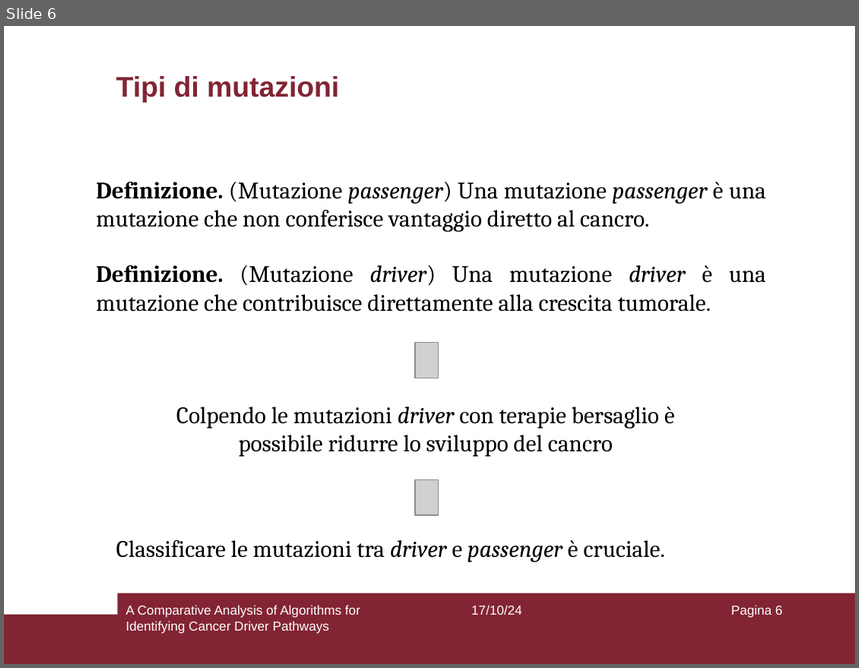
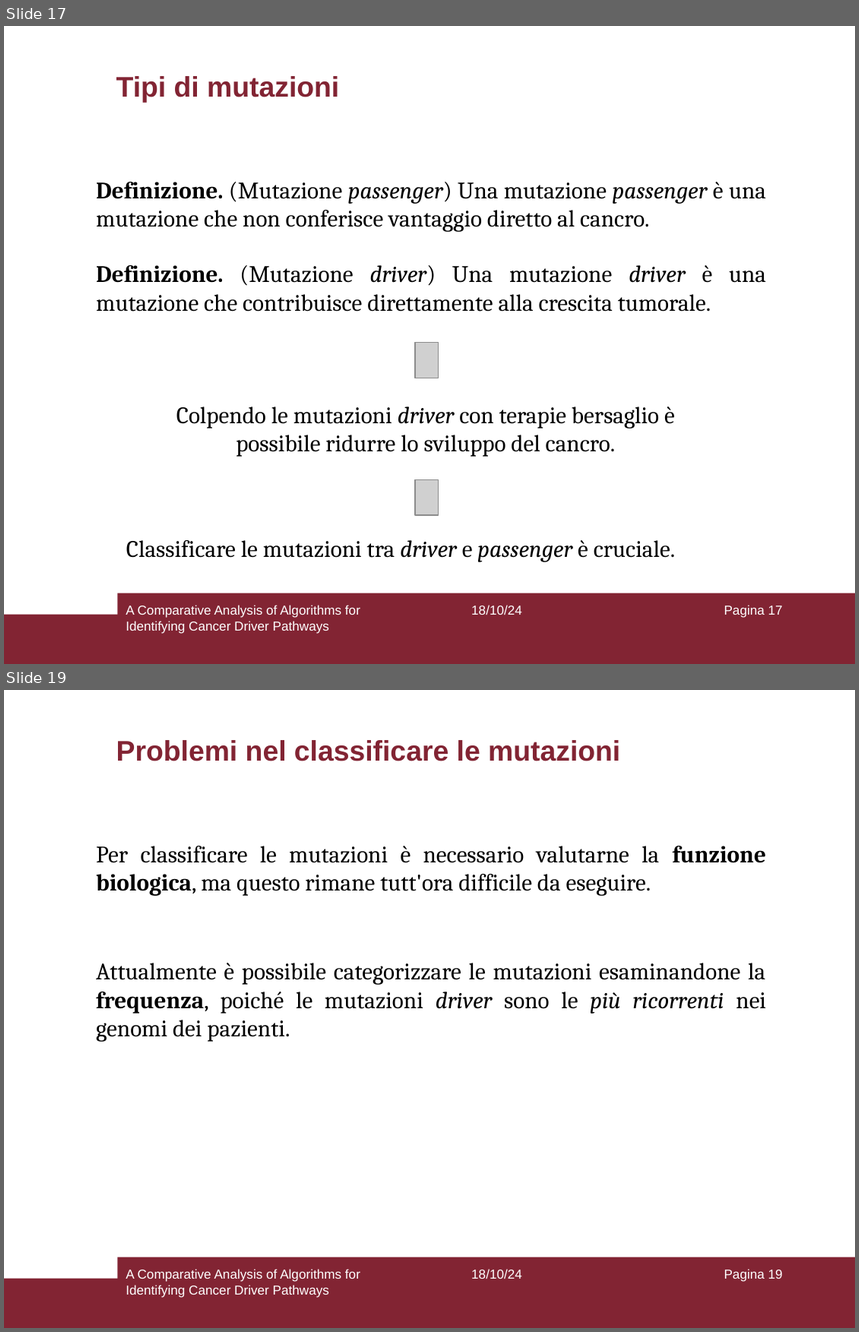
Before and after one commit to aflaag/bsc-thesis, a slide deck: presentation/slides.odp. Shown one above the other, each under a label of ours: slide 6 before the commit, slides 17 and 19 after it; the slides between them are not shown. The pictures are 859x668 and 859x1332 pixels, drawn with LibreOffice and Linux fonts; fonts in the diff are those of the drawing; grey boxes stand for pictures. Boxes give left, top, right and bottom in pixels: in the first picture for what was removed or moved away, otherwise in the second. Text is boxed around its words. In the diff, an @@ line names an element or a change of style, - is before the commit and + after.

```diff
--- a/presentation/slides.odp
+++ b/presentation/slides.odp
@@ slide 19 added at [4, 690, 855, 1328], background #FFFFFF; not listed: 2 template elements that a slide beside it also shows @@
@@ title added at [116, 740, 620, 761], 24 pt, text #822433, bold @@
+Problemi nel classificare le mutazioni
@@ text added at [96, 846, 766, 896], 20 pt, text #000000 @@
+Per classificare le mutazioni è necessario valutarne la funzione biologica, ma questo rimane tutt'ora difficile da eseguire.
@@ text added at [96, 963, 766, 1042], 20 pt, text #000000 @@
+Attualmente è possibile categorizzare le mutazioni esaminandone la frequenza, poiché le mutazioni driver sono le più ricorrenti nei genomi dei pazienti.
@@ text added at [126, 1269, 360, 1298], 11 pt, text #FFFFFF @@
+A Comparative Analysis of Algorithms for Identifying Cancer Driver Pathways
@@ text added at [471, 1269, 522, 1279], 11 pt, text #FFFFFF @@
+18/10/24
@@ page number added at [724, 1269, 783, 1282], 11 pt, text #FFFFFF @@
+Pagina 19
@@ what was slide 6 is now slide 17 @@
@@ slide 17 changed as well @@
@@ text at [177, 407, 675, 457]: text changed @@
-Colpendo le mutazioni driver con terapie bersaglio è possibile ridurre lo sviluppo del cancro
+Colpendo le mutazioni driver con terapie bersaglio è possibile ridurre lo sviluppo del cancro.
@@ text "Classificare le mutazioni tra driver ...": place and size @@
-text "Classificare le mutazioni tra driver ..." at [116, 541, 665, 563]
+text "Classificare le mutazioni tra driver ..." at [126, 541, 675, 563]
@@ text at [471, 605, 522, 615]: text changed @@
-17/10/24
+18/10/24
@@ page number at [724, 605, 783, 618]: text changed @@
-Pagina 6
+Pagina 17
```
Also in this commit, not shown: 49 other slides changed, 14 other slides added, 2 other files.
